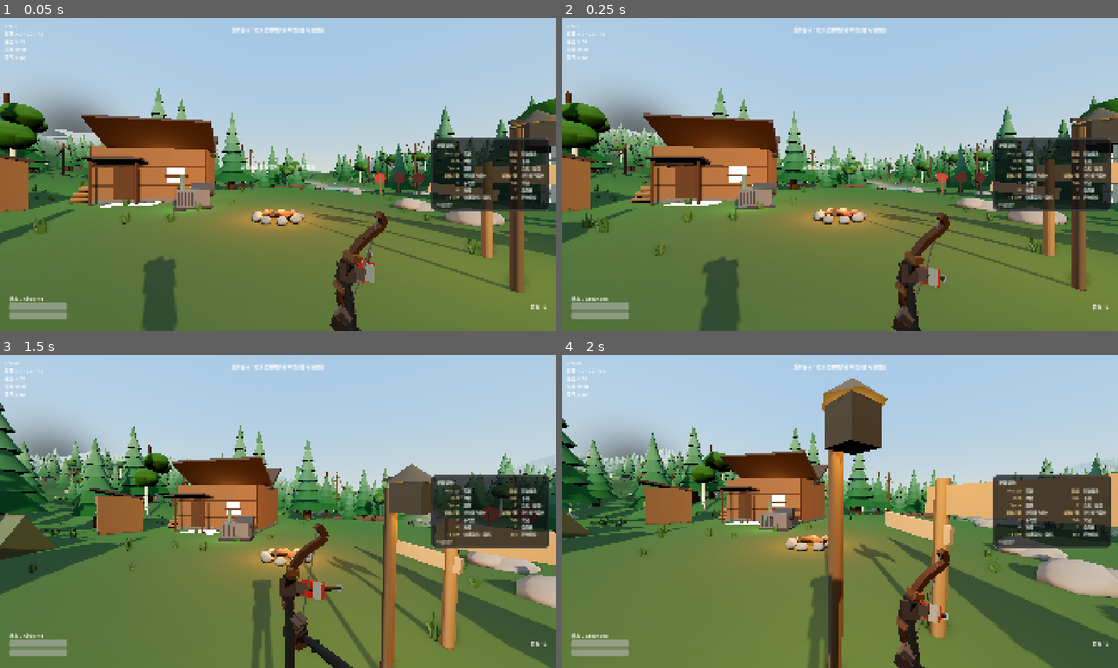
Above: before the commit, frames 1-4 (two rows, left to right).
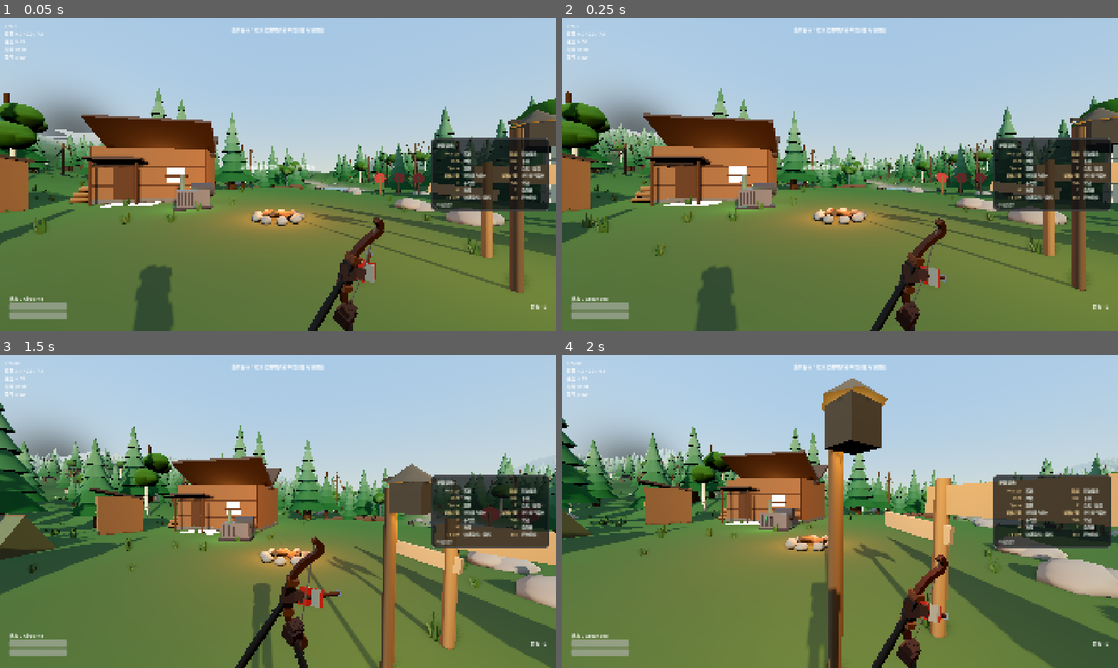
Above: after the commit, the same moments.

Repository: fengjutian/Forest-Adventure
Game: Godot game, scene res://scenes/main/main.tscn
Two runs of this game, one before a commit and one after it. Both use one fixed random seed, a clock stepped at 60 frames per second and the inputs below.
Inputs (mouse positions are in pixels of both pictures, inside the frame that each line leads up to):
- Up to frame 1 (0.05 s): no input
- Up to frame 2 (0.25 s): no input
- Up to frame 3 (1.5 s): tap Enter at 0.5 s; move the mouse to (400, 495) at 0.52 s; hold D (move_right) 0.53-1.28 s; hold Right mouse button (aim) 0.53-1.28 s; click (400, 495) at 0.67 s; tap Space (jump) at 0.77 s; move the mouse to (250, 511) at 1.27 s; hold W (move_forward) from 1.28 s (still down); right-click (250, 511) at 1.35 s
- Up to frame 4 (2 s): keep holding W (move_forward); tap Space (jump) at 1.52 s

The runs differ from the first frame. In frame 1, 1.6% of the frame differs, in the area x 24-70%, y 61-100%; in frame 2, 1.5%; in frame 3, 2.4%, in the area x 42-64%, y 53-100%; in frame 4, 1.4%.

Commit message:
Refine bow and player body models for improved realism and visibility
- Adjusted bow aiming offsets and rotations for better alignment with camera view.
- Modified player body height constants to enhance camera perspective and visibility.
- Updated player body mesh positioning to prevent obstruction of the legs when looking down.
- Enhanced color and material properties for bow and player hands to achieve a more realistic appearance.
- Improved arm and hand mesh proportions to avoid visual artifacts in first-person view.
- Adjusted test scenarios to validate new body positioning and visibility during crouching and looking down.

Diff:
--- a/game/scripts/gameplay/bow.gd
+++ b/game/scripts/gameplay/bow.gd
@@ -45,17 +45,22 @@
 @export var view_rotation_degrees: Vector3 = Vector3(10.0, 22.0, -14.0)
 ## 举弓瞄准时相对镜头的偏移与朝向。
 ##
-## 弓摆在画面左侧（屏幕左边三分之一），偏航 26° 让弓面侧过来——
+## 弓摆在画面左侧，偏航 26° 让弓面侧过来——
 ## 正对着镜头时弓臂会缩成一根竖棍，偏一点才有厚度和纵深。
+## 往左下再压一点：举弓时弓的最上端不越过地平线太多，
+## 视野中央和准星周围完全让出来，只留弓臂和弓弦贴在左边缘。
 ## 箭不跟着弓转，它单独朝相机前方偏右，箭尖因此收拢到准星附近。
 ## 箭的实际飞行方向仍取自相机前方，与画面构图无关。
-@export var aim_view_offset: Vector3 = Vector3(-0.40, -0.10, -1.15)
-@export var aim_view_rotation_degrees: Vector3 = Vector3(3.0, -26.0, 7.0)
+@export var aim_view_offset: Vector3 = Vector3(-0.44, -0.20, -1.10)
+@export var aim_view_rotation_degrees: Vector3 = Vector3(5.0, -26.0, 8.0)
 ## 第一人称模型整体缩放。
 ##
-## 弓按视图模型的尺寸（0.58 m 高的短弓）建模，这里不再缩放：
-## 缩放会把左手一起缩小，手就变成画面里的小方块。
-@export var view_scale: float = 1.0
+## 弓按视图模型的尺寸（0.58 m 高的短弓）建模，1.0 时在 1.15 m 处
+## 会占到屏幕高度的六成、横在画面左三分之一——举弓时上半支弓臂
+## 越过了地平线，把左边那片林子整块吃掉。
+## 0.90 加上左下方的偏移，最上端压在视线下沿、准星周围全让出来，
+## 同时弓和手仍是同一套缩放，不会出现「小方块手」。
+@export var view_scale: float = 0.90
 ## 箭在相机空间里的指向（举起瞄准 / 垂弓时）。
 @export var aim_arrow_direction: Vector3 = Vector3(0.33, 0.09, -0.94)
 @export var hip_arrow_direction: Vector3 = Vector3(0.55, -0.42, -0.72)
@@ -90,14 +95,14 @@
 ## 小臂指向决定了手从画面哪个方向插进来：左手往左下、右手往右下，
 ## 两条手臂各自从画面底边斜插出去，像「人举着弓」而不是「弓浮在半空」。
 const BOW_HAND_FINGER := Vector3(1.0, 0.05, 0.15)
-const BOW_HAND_ARM := Vector3(-0.60, -0.78, 0.16)
+const BOW_HAND_ARM := Vector3(-0.58, -0.80, 0.15)
 ## 右手（拉弦）的手指朝向与小臂朝向，相机空间。
 ##
 ## 拉弦手的手指朝上勾着弦，小臂从右下角伸进来。
 ## 肘部必须朝「后下方」（+Z 是身后）：肘部朝前的话小臂会横着掠过
 ## 画面中段，像一根横杆横穿视野；朝后下它才会缩到画面右下角出画。
 const STRING_HAND_FINGER := Vector3(0.1, 0.92, 0.38)
-const STRING_HAND_ARM := Vector3(0.55, -0.80, 0.24)
+const STRING_HAND_ARM := Vector3(0.32, -0.92, 0.18)
 
 var _player: Player = null
 var _inventory: Inventory = null
@@ -194,14 +199,14 @@
 	_string_top = _add_mesh(_bow_pivot, "StringTop", string_mesh)
 	_string_bottom = _add_mesh(_bow_pivot, "StringBottom", string_mesh)
 
-	var hand_mesh := PropKit.make_player_hand(Color(0.235, 0.155, 0.105))
+	var hand_mesh := PropKit.make_player_hand(Color(0.185, 0.10, 0.058))
 	_left_hand = _add_mesh(_bow_pivot, "LeftHand", hand_mesh)
 	_right_hand = _add_mesh(_bow_pivot, "RightHand", hand_mesh)
 
 	# 小臂：从画面底边斜插进来，给手一个锚点。
 	# 没有它，两只手就是悬在空中的方块，怎么调都像贴图。
 	# 袖子是深色的：浅色袖子在这套明亮画面里会变成一根抢视线的管子。
-	var arm_mesh := PropKit.make_player_forearm(Color(0.115, 0.09, 0.06), Color(0.165, 0.115, 0.075))
+	var arm_mesh := PropKit.make_player_forearm(Color(0.095, 0.068, 0.038), Color(0.14, 0.09, 0.052))
 	_left_arm = _add_mesh(_bow_pivot, "LeftArm", arm_mesh)
 	_right_arm = _add_mesh(_bow_pivot, "RightArm", arm_mesh)
 
@@ -403,11 +408,20 @@
 		GRIP_POINT
 	)
 	_left_hand.transform = left_transform
-	_left_arm.transform = left_transform
+	# 小臂不能用手的基。
+	# 手要同时对齐「手指」和「小臂」两个方向，可这两个方向并不正交，
+	# Basis.looking_at 会把小臂投影到手指的垂面上——右手因此被拧成
+	# 92% 朝右、横着扫过整个屏幕，而不是按设定往右下出画。
+	# 小臂是根轴对称的长条，单独给它一个「-Y 对准手臂方向」的基即可。
+	_left_arm.transform = Transform3D(_limb_basis(_to_bow_dir(BOW_HAND_ARM)), GRIP_POINT)
 
 	# 右手：拉弦时捏住弦心，没拉弦时垂在弓把下方。
 	# 一直僵在握把边上，两只手会挤在一起，像一块看不出形状的疙瘩。
-	var draw_hand := GRIP_POINT.lerp(nock_local, 0.62) + Vector3(0.115, -0.075, 0.0)
+	#
+	# 手必须真的搭在弦上：偏移一大，弦就从手边擦过去而不是穿过指弯，
+	# 看起来就是「一只手悬在弦旁边」。+X 是手从右侧捏弦的那点厚度，
+	# +Z 让掌心落在弦后（手指才包得住弦）。
+	var draw_hand := nock_local + Vector3(0.030, -0.020, 0.028)
 	var rest_hand := GRIP_POINT + Vector3(0.02, -0.21, 0.05)
 	var string_hand_pos := rest_hand.lerp(draw_hand, _raise)
 	var right_transform := Transform3D(
@@ -415,7 +429,7 @@
 		string_hand_pos
 	)
 	_right_hand.transform = right_transform
-	_right_arm.transform = right_transform
+	_right_arm.transform = Transform3D(_limb_basis(_to_bow_dir(STRING_HAND_ARM)), string_hand_pos)
 
 	_update_arrow(nock_local, delta)
 
@@ -436,13 +450,28 @@
 ## 手的第一人称朝向。
 ##
 ## 手模的手指是 -Z、小臂是 -Y，所以造一个正交基：
-## -Z 对准手指方向，-Y 对准小臂方向。
+## -Z 对准手指方向，-Y 大致对准小臂方向。
+##
+## 注意这只是「手」的朝向：手指与小臂在解剖上并不垂直，
+## 这里以手指为准，小臂方向会被投影到手指的垂面上。
+## 小臂本身另用 _limb_basis 摆，见 _update_pose。
 static func _hand_basis(finger_dir: Vector3, arm_dir: Vector3) -> Basis:
 	var forward := finger_dir.normalized()
 	var up := -arm_dir.normalized()
 	if absf(forward.dot(up)) > 0.98:
 		up = Vector3.UP if absf(forward.dot(Vector3.UP)) < 0.9 else Vector3.RIGHT
 	return Basis.looking_at(forward, up)
+
+
+## 肢体（小臂）的朝向：网格沿 -Y 伸长，所以本地 -Y 精确对准 direction。
+##
+## 绕自身长轴的旋转对圆柱段没有意义，取任意正交补即可。
+static func _limb_basis(direction: Vector3) -> Basis:
+	var y := -direction.normalized()
+	var reference := Vector3.UP if absf(y.dot(Vector3.UP)) < 0.95 else Vector3.RIGHT
+	var x := reference.cross(y).normalized()
+	var z := x.cross(y)
+	return Basis(x, y, z)
 
 
 ## 把相机空间的方向换算成弓的本地方向。
--- a/game/scripts/gameplay/player.gd
+++ b/game/scripts/gameplay/player.gd
@@ -15,9 +15,9 @@
 ##   ├── StateMachine (Node)
 ##   └── InteractionSystem (Node)
 
-## 身体模型（PropKit.make_player_body）躯干顶端的高度。
-## 站立时相机在 1.62 m，躯干顶端 1.56 m：平视时身体完全在画面外。
-const BODY_TOP_HEIGHT := 1.56
+## 身体模型（PropKit.make_player_body）肩线的高度。
+## 站立时相机在 1.62 m，肩线 1.44 m：平视时身体完全在画面外。
+const BODY_TOP_HEIGHT := 1.44
 
 @export var tuning: PlayerTuning
 
@@ -287,7 +287,7 @@
 	var body := get_node_or_null("Body") as Node3D
 	if body == null:
 		return
-	body.scale.y = clampf((head.position.y - 0.05) / BODY_TOP_HEIGHT, 0.35, 1.0)
+	body.scale.y = clampf((head.position.y - 0.12) / BODY_TOP_HEIGHT, 0.35, 1.0)
 
 
 func _update_noise(delta: float) -> void:
--- a/game/scripts/gameplay/player_body.gd
+++ b/game/scripts/gameplay/player_body.gd
@@ -14,3 +14,9 @@
 func _ready() -> void:
 	mesh = PropKit.make_player_body()
 	material_override = PropKit.painted_material()
+	# 躯干整体后移 12 cm。
+	#
+	# 眼睛本来就该在胸口前面一点（人的头是往前探的）。
+	# 不后移的话，胸口正正好挡在腿前面：
+	# 低头时视线先撞上胸口，腿和靴子永远被挡在后面，怎么低头都看不见。
+	position = Vector3(0.0, 0.0, 0.12)
--- a/game/scripts/world/prop_kit.gd
+++ b/game/scripts/world/prop_kit.gd
@@ -406,9 +406,9 @@
 	# 视图模型自带一盏主光 + 一盏轮廓光，再加上天空环境光，
 	# 总照度比纯反射率高一大截，albedo 必须压得比肉眼想的更暗更艳，
 	# 落到屏幕上才是暖木色而不是灰白塑料。
-	var wood := Color(0.30, 0.175, 0.085)
-	var wood_light := Color(0.40, 0.245, 0.125)
-	var grip := Color(0.13, 0.09, 0.06)
+	var wood := Color(0.26, 0.125, 0.052)
+	var wood_light := Color(0.35, 0.185, 0.082)
+	var grip := Color(0.115, 0.075, 0.048)
 
 	var parts: Array = []
 
@@ -449,10 +449,10 @@
 
 
 static func _bow_arrow_parts() -> Array:
-	var shaft := Color(0.24, 0.165, 0.085)
-	var head := Color(0.50, 0.525, 0.565)
+	var shaft := Color(0.26, 0.13, 0.055)
+	var head := Color(0.42, 0.45, 0.50)
 	var feather := Color(0.66, 0.145, 0.075)
-	var feather_alt := Color(0.58, 0.545, 0.46)
+	var feather_alt := Color(0.55, 0.52, 0.44)
 
 	var parts: Array = []
 	# 箭杆：箭尾在原点，沿 -Z 伸出
@@ -502,6 +502,10 @@
 ##
 ## 手指朝 -Z，手腕朝 -Y。
 ## 小臂不在这里，见 make_player_forearm：手臂要单独控制朝向。
+##
+## 配色一律用「乘系数」而不是 Color.lightened()：
+## lightened() 是往白色混，混完之后饱和度被冲掉，
+## 深棕手套立刻变成一块灰砖——这正是第一版弓手看起来像贴图的原因。
 static func make_player_hand(skin: Color) -> ArrayMesh:
 	var parts: Array = []
 	# 手掌/手背主体
@@ -509,11 +513,11 @@
 	# 四根手指的指节脊：并排向前下方包过去
 	for i in 4:
 		var x := -0.0255 + float(i) * 0.017
-		parts.append(_box(Vector3(0.015, 0.05, 0.05), _xform(Vector3(x, -0.004, -0.052), Vector3(-16, 0, 0)), skin.lightened(0.07)))
+		parts.append(_box(Vector3(0.015, 0.05, 0.05), _xform(Vector3(x, -0.004, -0.052), Vector3(-16, 0, 0)), skin * 1.22))
 	# 指关节：让手背不是一块死方块
-	parts.append(_box(Vector3(0.068, 0.016, 0.026), _xform(Vector3(0.0, 0.03, -0.026)), skin.lightened(0.1)))
+	parts.append(_box(Vector3(0.068, 0.016, 0.026), _xform(Vector3(0.0, 0.03, -0.026)), skin * 1.38))
 	# 拇指
-	parts.append(_box(Vector3(0.026, 0.05, 0.038), _xform(Vector3(-0.03, -0.012, -0.026), Vector3(0, 0, 22)), skin))
+	parts.append(_box(Vector3(0.026, 0.05, 0.038), _xform(Vector3(-0.03, -0.012, -0.026), Vector3(0, 0, 22)), skin * 0.88))
 	return merge(parts)
 
 
@@ -527,19 +531,24 @@
 ## 形状刻意做成「两头细、中间粗」而不是一根等粗圆柱：
 ## 等粗圆柱在低多边形下只会读成一根管子，
 ## 有肌肉隆起和收窄的肘弯才像手臂。
+##
+## 长度（0.88 m）远超真人小臂，这是故意的：
+## 弓挂在视线前 1.15 m 处，按比例伸到肩膀会超出臂长，
+## 所以袖子必须一直延伸到画面外才不会被看到断口——
+## 半空中断掉的管子比没有手臂更假。
 static func make_player_forearm(sleeve_color: Color, cuff_color: Color) -> ArrayMesh:
 	var parts: Array = []
 
 	# 靠手腕的一小段：细
-	parts.append(_taper(0.0145, 0.0235, 0.22, _xform(Vector3(0.0, -0.11, 0.0)), sleeve_color))
-	# 肘部一段：最粗，然后往肘弯收一点
-	parts.append(_taper(0.0235, 0.0185, 0.40, _xform(Vector3(0.0, -0.42, 0.0)), sleeve_color))
+	parts.append(_taper(0.0135, 0.021, 0.22, _xform(Vector3(0.0, -0.11, 0.0)), sleeve_color))
+	# 肘部一段：最粗，然后一路收细伸向画面外
+	parts.append(_taper(0.021, 0.015, 0.66, _xform(Vector3(0.0, -0.55, 0.0)), sleeve_color))
 
 	# 皮护腕：手腕处一圈，把手和袖子连成一件
-	parts.append(_box(Vector3(0.050, 0.040, 0.050), _xform(Vector3(0.0, -0.021, 0.0)), cuff_color))
-	parts.append(_box(Vector3(0.044, 0.012, 0.044), _xform(Vector3(0.0, -0.048, 0.0)), cuff_color.darkened(0.2)))
+	parts.append(_box(Vector3(0.046, 0.038, 0.046), _xform(Vector3(0.0, -0.020, 0.0)), cuff_color))
+	parts.append(_box(Vector3(0.040, 0.011, 0.040), _xform(Vector3(0.0, -0.045, 0.0)), cuff_color * 0.80))
 	# 袖口的第二道绑带：给手臂一个「这是布」而不是「这是管子」的读感
-	parts.append(_box(Vector3(0.040, 0.011, 0.040), _xform(Vector3(0.0, -0.112, 0.0)), cuff_color.darkened(0.32)))
+	parts.append(_box(Vector3(0.036, 0.010, 0.036), _xform(Vector3(0.0, -0.105, 0.0)), cuff_color * 0.62))
 
 	return merge(parts)
 
@@ -564,15 +573,19 @@
 ## 这里只做躯干和腿：手臂由弓的视图模型负责，
 ## 实体手臂在第一人称下永远看不见，加进来只会多一层穿插和阴影瑕疵。
 ##
-## 尺寸约定：躯干顶端（脖子）落在 1.56 m，
-## 正好低于站立时的相机高度 1.62 m——抬头平视时身体完全在画面外，
-## 只有低头才会露出来。蹲下时整个身体按 Y 压缩（见 player.gd）。
+## 尺寸约定：肩线落在 1.44 m，低于站立时的相机高度 1.62 m——
+## 平视时身体完全在画面外，只有低头才会露出来。
+##
+## 刻意不画脖子：脖子就在下巴底下 6 cm 处，
+## 低头时那一小块顶面会占满整个屏幕（实测是一整片肉色），
+## 比没有身体更糟。肩膀做成两块略高于胸口的小方块，
+## 低头看到的是「有起伏的肩膀 + 胸口」，而不是一块平板。
+## 蹲下时整个身体按 Y 压缩（见 player.gd）。
 static func make_player_body() -> ArrayMesh:
 	var coat := Color(0.185, 0.205, 0.135)
 	var coat_dark := Color(0.135, 0.15, 0.095)
 	var trouser := Color(0.145, 0.145, 0.115)
 	var leather := Color(0.115, 0.082, 0.055)
-	var skin := Color(0.40, 0.27, 0.20)
 
 	var parts: Array = []
 
@@ -582,24 +595,28 @@
 	# 腰带
 	parts.append(_box(Vector3(0.315, 0.05, 0.215), _xform(Vector3(0.0, 1.035, 0.0)), leather))
 
-	# 胸：上宽下窄，压出一点腰线
-	parts.append(_box(Vector3(0.35, 0.26, 0.23), _xform(Vector3(0.0, 1.28, 0.0)), coat))
-	parts.append(_box(Vector3(0.39, 0.11, 0.235), _xform(Vector3(0.0, 1.44, 0.0)), coat))
-	# 肩
-	parts.append(_box(Vector3(0.095, 0.11, 0.21), _xform(Vector3(-0.195, 1.44, 0.0)), coat))
-	parts.append(_box(Vector3(0.095, 0.11, 0.21), _xform(Vector3(0.195, 1.44, 0.0)), coat))
-	# 脖子（头就是相机，不画）
-	parts.append(_box(Vector3(0.095, 0.075, 0.095), _xform(Vector3(0.0, 1.525, 0.0)), skin))
-
-	# 斜挎的背带：给胸口一个非对称的细节，避免纯色方块
-	parts.append(_box(Vector3(0.06, 0.46, 0.02), _xform(Vector3(-0.05, 1.28, 0.118), Vector3(0, 0, 13)), leather))
-
-	# 双腿：大腿 + 小腿 + 靴子
+	# 胸：由下往上三段收窄。
+	# 做成阶梯而不是一整块：低头时看到的是一个有起伏的胸口，
+	# 而不是一块铺满屏幕的平板（实测一整块时画面像贴了张墙）。
+	parts.append(_box(Vector3(0.36, 0.13, 0.23), _xform(Vector3(0.0, 1.195, 0.0)), coat))
+	parts.append(_box(Vector3(0.32, 0.10, 0.215), _xform(Vector3(0.0, 1.31, 0.0)), coat))
+	parts.append(_box(Vector3(0.26, 0.08, 0.19), _xform(Vector3(0.0, 1.40, 0.0)), coat))
+	# 肩：略低于胸口正中，两侧各一块
+	parts.append(_box(Vector3(0.09, 0.11, 0.18), _xform(Vector3(-0.165, 1.375, 0.0)), coat))
+	parts.append(_box(Vector3(0.09, 0.11, 0.18), _xform(Vector3(0.165, 1.375, 0.0)), coat))
+
+	# 斜挎的背带：给胸口一个非对称的细节，避免纯色方块。
+	# 上沿必须低于胸口顶面，否则会变成一块悬在肩膀上方的浮板。
+	parts.append(_box(Vector3(0.06, 0.35, 0.02), _xform(Vector3(-0.05, 1.205, 0.116), Vector3(0, 0, 13)), leather))
+
+	# 双腿：大腿 + 小腿 + 靴子。
+	# 小腿和脚掌比胯往前探一截：胸口比眼睛只低十几厘米，
+	# 不往前探的话小腿整段被胸口挡住，低头只看得见两只悬空的靴子。
 	for i in 2:
 		var x := -0.085 if i == 0 else 0.085
-		parts.append(_taper(0.082, 0.068, 0.42, _xform(Vector3(x, 0.68, 0.0)), trouser, 6))
-		parts.append(_taper(0.068, 0.052, 0.36, _xform(Vector3(x, 0.31, 0.0)), trouser, 6))
-		parts.append(_box(Vector3(0.112, 0.14, 0.235), _xform(Vector3(x, 0.07, -0.025)), leather))
+		parts.append(_taper(0.082, 0.068, 0.42, _xform(Vector3(x, 0.68, -0.02)), trouser, 6))
+		parts.append(_taper(0.068, 0.052, 0.36, _xform(Vector3(x, 0.31, -0.095)), trouser, 6))
+		parts.append(_box(Vector3(0.112, 0.14, 0.235), _xform(Vector3(x, 0.07, -0.135)), leather))
 
 	return merge(parts)
 
--- a/game/tests/capture_body.gd
+++ b/game/tests/capture_body.gd
@@ -37,14 +37,19 @@
 
 	_place(player)
 
-	# 1) 低头看身体
+	# 1) 略微低头：胸口应该出现在画面下缘，上面还是世界
 	await _settle(16)
-	_set_pitch(player, -62.0)
+	_set_pitch(player, -55.0)
 	await _settle(10)
 	await _shot(OUT_DIR + "/body_lookdown.png")
 
-	# 2) 蹲下 + 低头：相机不能钻进躯干
-	await _set_pitch(player, -52.0)
+	# 2) 深度低头：应该能看到腿和靴子，而不是空洞
+	await _set_pitch(player, -80.0)
+	await _settle(10)
+	await _shot(OUT_DIR + "/body_legs.png")
+
+	# 3) 蹲下 + 低头：相机不能钻进躯干里
+	await _set_pitch(player, -60.0)
 	Input.action_press("crouch")
 	await _settle(20)
 	await _shot(OUT_DIR + "/body_crouch.png")
Not shown, changed: docs/content-pipeline.md
Not shown, changed: docs/development-plan.md
Not shown, added: docs/forest-pipeline-spec.md
Not shown, changed: docs/technical-design.md
Not shown, added: docs/vertical-slice-completion.md
